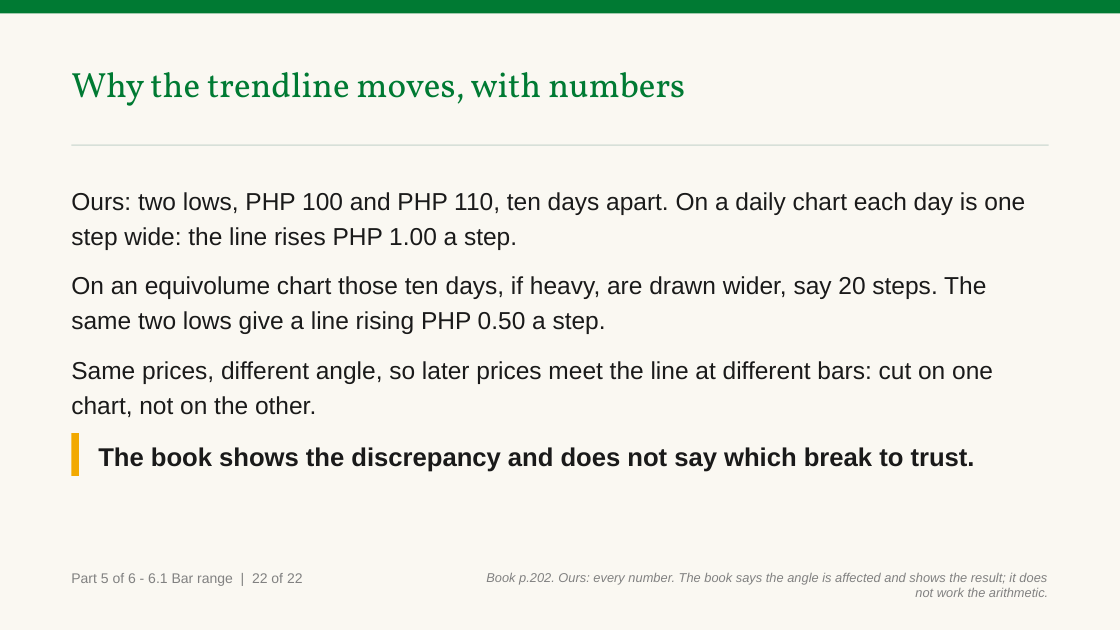
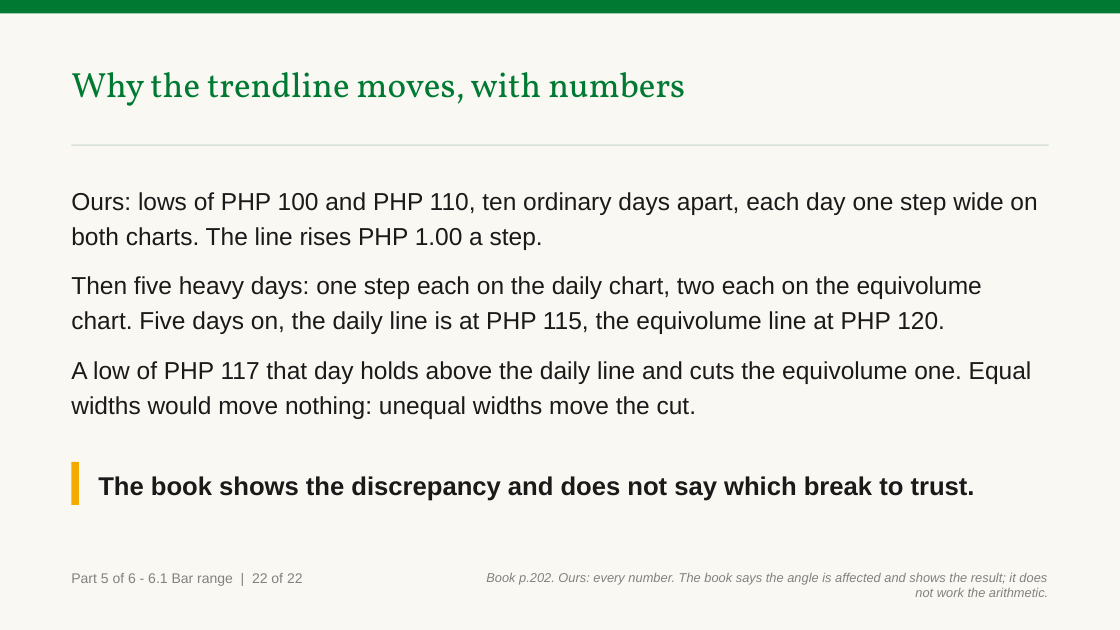
Before and after one commit to benjiesotelo-sudo/Telos_FIN1209, a slide deck: slide 137 of chapter-06/FIN1209-Chapter-06.pptx. Drawn at 1120x630 pixels with LibreOffice and Linux fonts; fonts in the diff are those of the drawing. Boxes give left, top, right and bottom in pixels: in the first picture for what was removed or moved away, otherwise in the second. Text is boxed around its words. In the diff, an @@ line names an element or a change of style, - is before the commit and + after.

```diff
--- a/chapter-06/FIN1209-Chapter-06.pptx
+++ b/chapter-06/FIN1209-Chapter-06.pptx
@@ text at (71, 192, 1037, 419): text changed @@
-Ours: two lows, PHP 100 and PHP 110, ten days apart. On a daily chart each day is one step wide: the line rises PHP 1.00 a step.
-On an equivolume chart those ten days, if heavy, are drawn wider, say 20 steps. The same two lows give a line rising PHP 0.50 a step.
-Same prices, different angle, so later prices meet the line at different bars: cut on one chart, not on the other.
+Ours: lows of PHP 100 and PHP 110, ten ordinary days apart, each day one step wide on both charts. The line rises PHP 1.00 a step.
+Then five heavy days: one step each on the daily chart, two each on the equivolume chart. Five days on, the daily line is at PHP 115, the equivolume line at PHP 120.
+A low of PHP 117 that day holds above the daily line and cuts the equivolume one. Equal widths would move nothing: unequal widths move the cut.
@@ rectangle: place and size @@
-rectangle at (71, 433, 79, 476)
+rectangle at (71, 462, 79, 505)
@@ text "The book shows the discrepancy ...": place and size @@
-text "The book shows the discrepancy ..." at (98, 447, 975, 472)
+text "The book shows the discrepancy ..." at (98, 476, 975, 501)
```
Also in this commit, not shown: 9 other slides changed, 2 other files.
